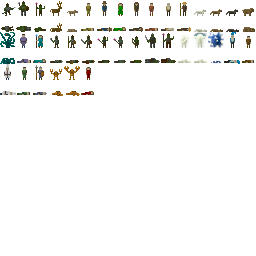
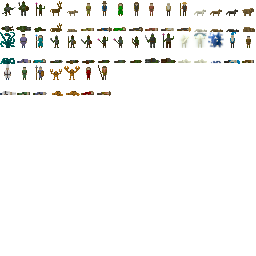
Comparing the layer stacks of the two 256px x 256px images. Changes:
painted on "Background" over [97, 65, 111, 96]
